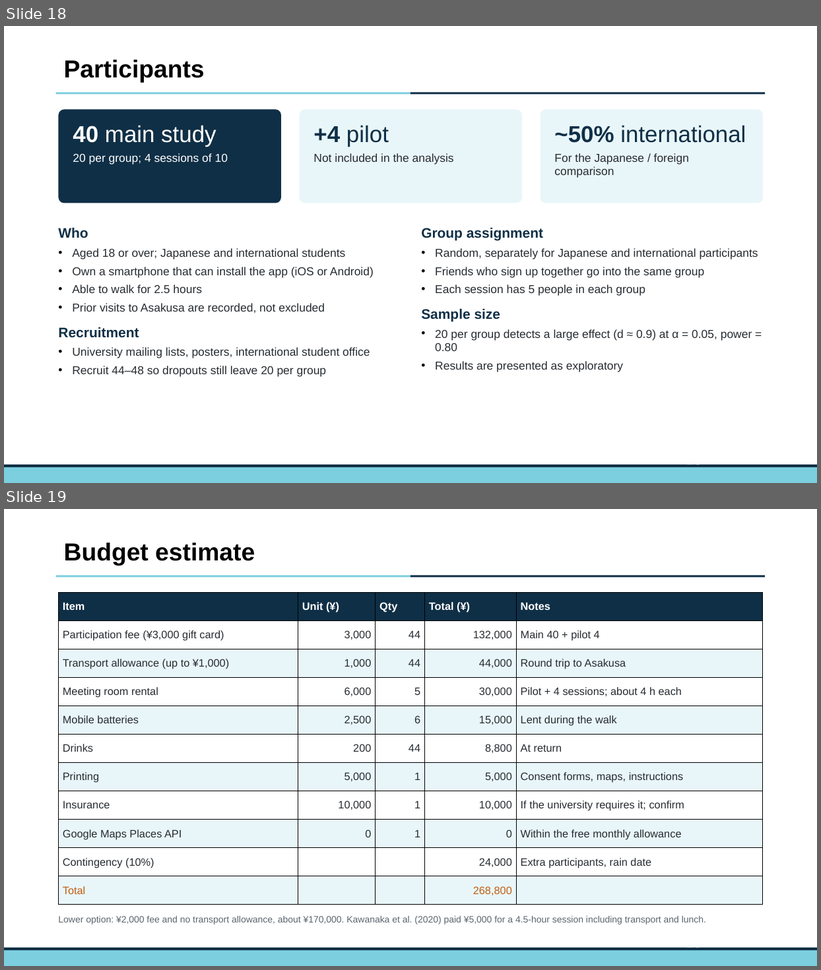
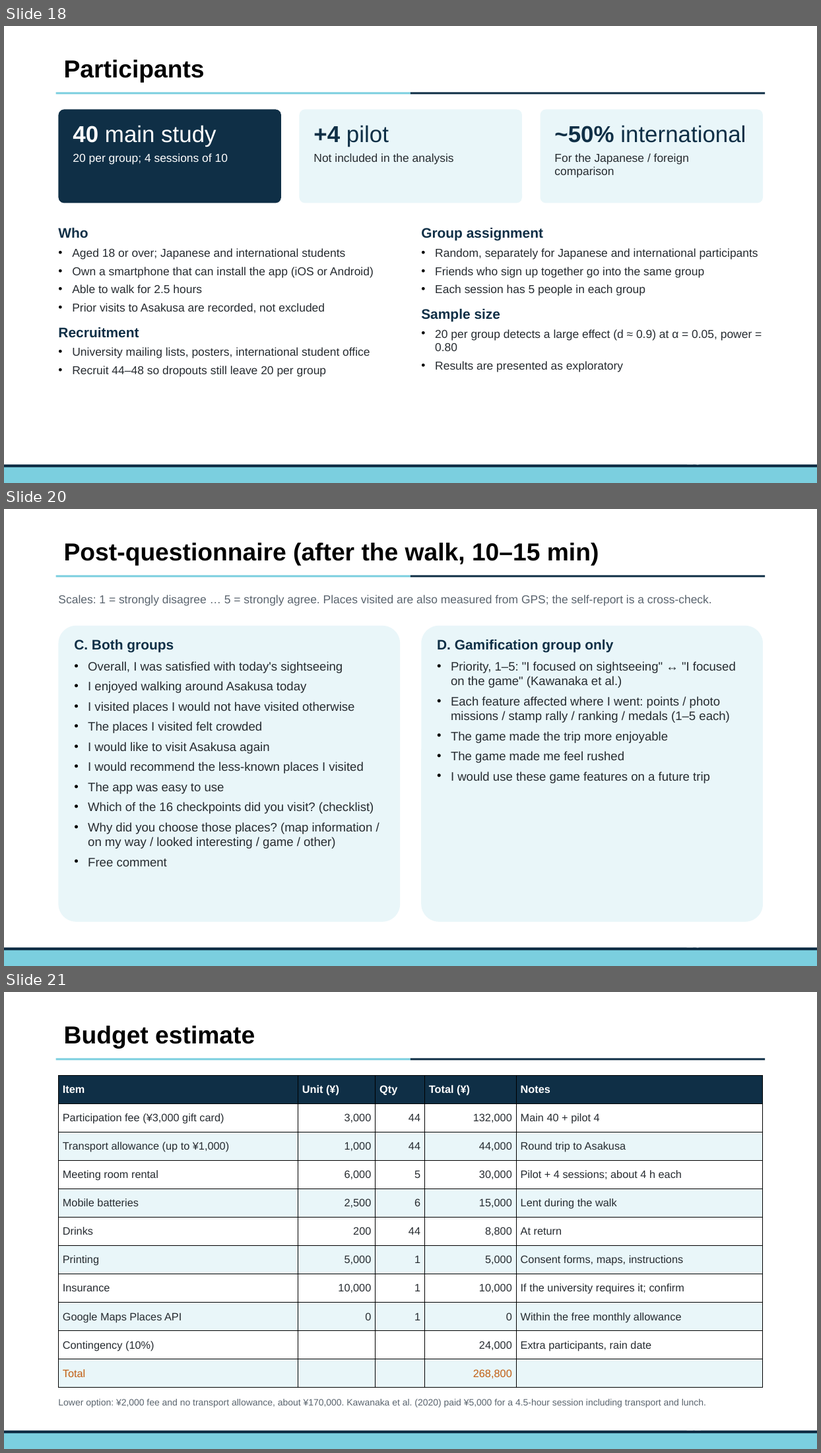
Before and after one commit to JakeChoi03/GitHub, a slide deck: reports/Asakusa_experiment_plan.pptx. Shown one above the other, each under a label of ours: slides 18 and 19 before the commit, slides 18, 20 and 21 after it; the slides between them are not shown. The pictures are 821x970 and 821x1453 pixels, drawn with LibreOffice and Linux fonts; fonts in the diff are those of the drawing; background and template pictures are left out. Boxes give left, top, right and bottom in pixels: in the first picture for what was removed or moved away, otherwise in the second. Text is boxed around its words. In the diff, an @@ line names an element or a change of style, - is before the commit and + after.

```diff
--- a/reports/Asakusa_experiment_plan.pptx
+++ b/reports/Asakusa_experiment_plan.pptx
@@ slide 20 added at (4,509,817,966), background #FFFFFF; not listed: 4 template elements that a slide beside it also shows @@
@@ text added at (64,543,599,566), 32 pt, text #000000, bold @@
+Post-questionnaire (after the walk, 10–15 min)
@@ text added at (58,595,712,606), 15 pt, text #5A646E @@
+Scales: 1 = strongly disagree … 5 = strongly agree. Places visited are also measured from GPS; the self-report is a cross-check.
@@ rounded rectangle added at (58,626,400,922), fill #E9F6F9 @@
@@ rounded rectangle added at (422,626,764,922), fill #E9F6F9 @@
@@ text added at (74,639,374,867), 16 pt, text #262B30 @@
+C. Both groups
+• Overall, I was satisfied with today's sightseeing
+• I enjoyed walking around Asakusa today
+• I visited places I would not have visited otherwise
+• The places I visited felt crowded
+• I would like to visit Asakusa again
+• I would recommend the less-known places I visited
+• The app was easy to use
+• Which of the 16 checkpoints did you visit? (checklist)
+• Why did you choose those places? (map information / on my way / looked interesting / game / other)
+• Free comment
@@ text added at (437,639,736,784), 16 pt, text #262B30 @@
+D. Gamification group only
+• Priority, 1–5: "I focused on sightseeing" ↔ "I focused on the game" (Kawanaka et al.)
+• Each feature affected where I went: points / photo missions / stamp rally / ranking / medals (1–5 each)
+• The game made the trip more enjoyable
+• The game made me feel rushed
+• I would use these game features on a future trip
@@ page number added at (686,948,702,951), 18 pt, text #FFFFFF @@
+20
@@ what was slide 19 is now slide 21 @@
```
Also in this commit, not shown: 6 slides changed, 1 other slide added, 2 other files.
